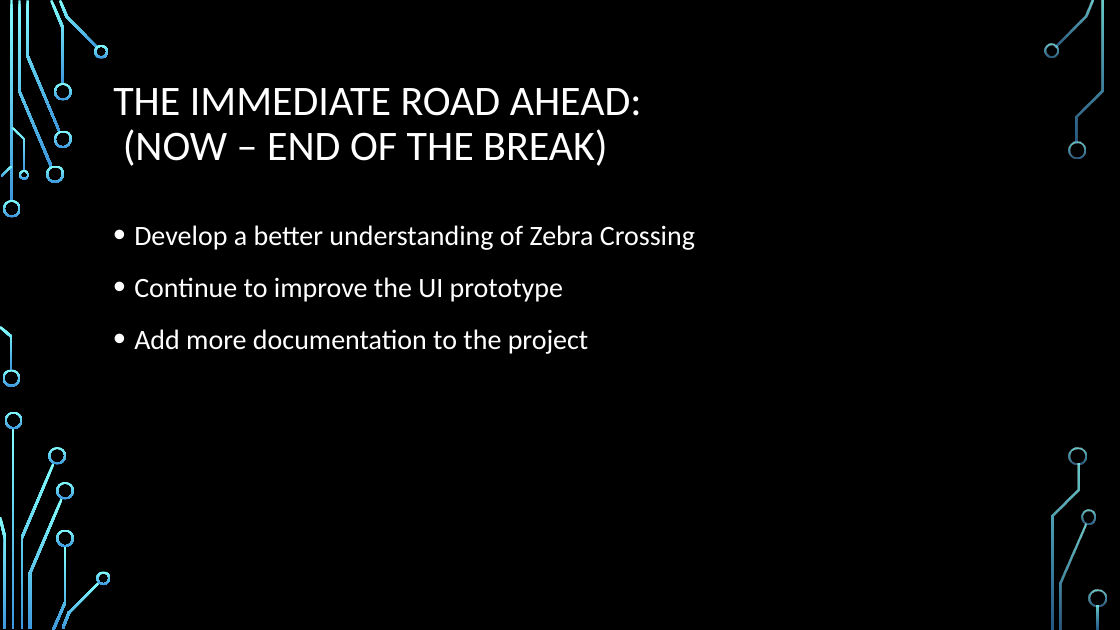
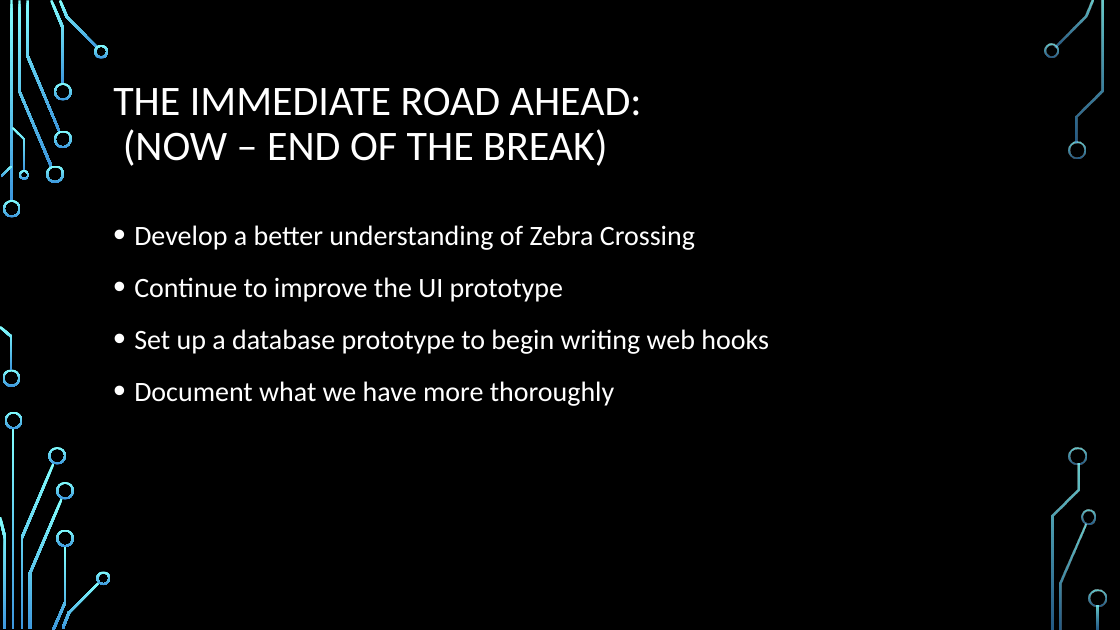
Before and after one commit to frozenNodak/InventoryManagement491, a slide deck: slide 7 of Inventory Management System demo draft.pptx. Drawn at 1120x630 pixels with LibreOffice and Linux fonts; fonts in the diff are those of the drawing; background and template pictures are left out. Boxes give left, top, right and bottom in pixels: in the first picture for what was removed or moved away, otherwise in the second. Text is boxed around its words. In the diff, an @@ line names an element or a change of style, - is before the commit and + after.

```diff
--- a/Inventory Management System demo draft.pptx
+++ b/Inventory Management System demo draft.pptx
@@ text at <box>134,329,769,406</box>: text changed @@
-• Add more documentation to the project
+• Set up a database prototype to begin writing web hooks
+• Document what we have more thoroughly
```
Also in this commit, not shown: 2 other slides changed.
